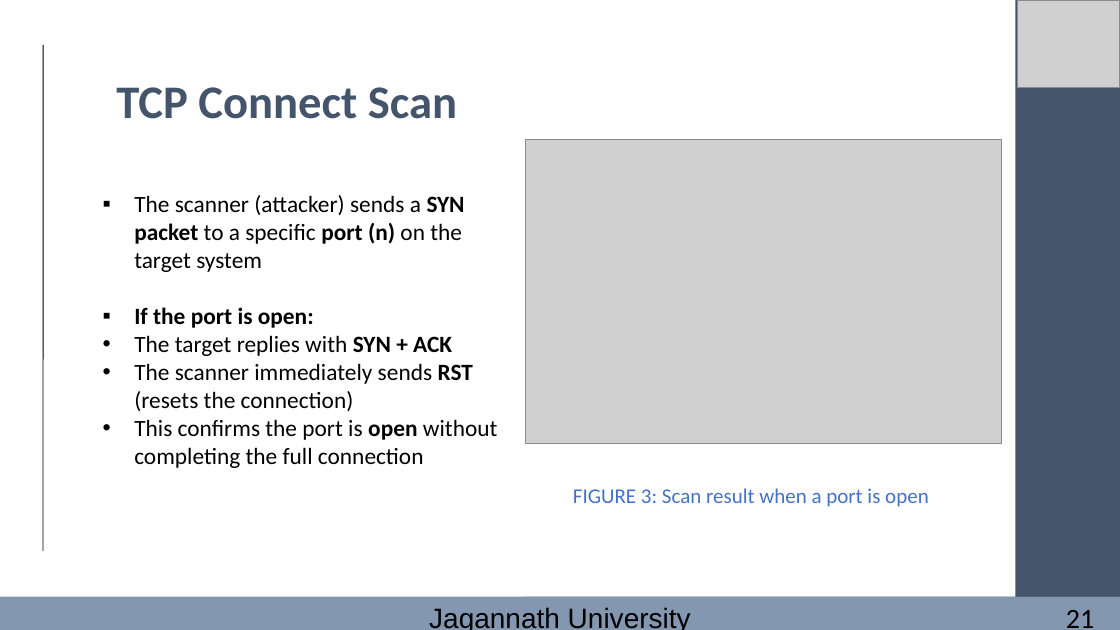
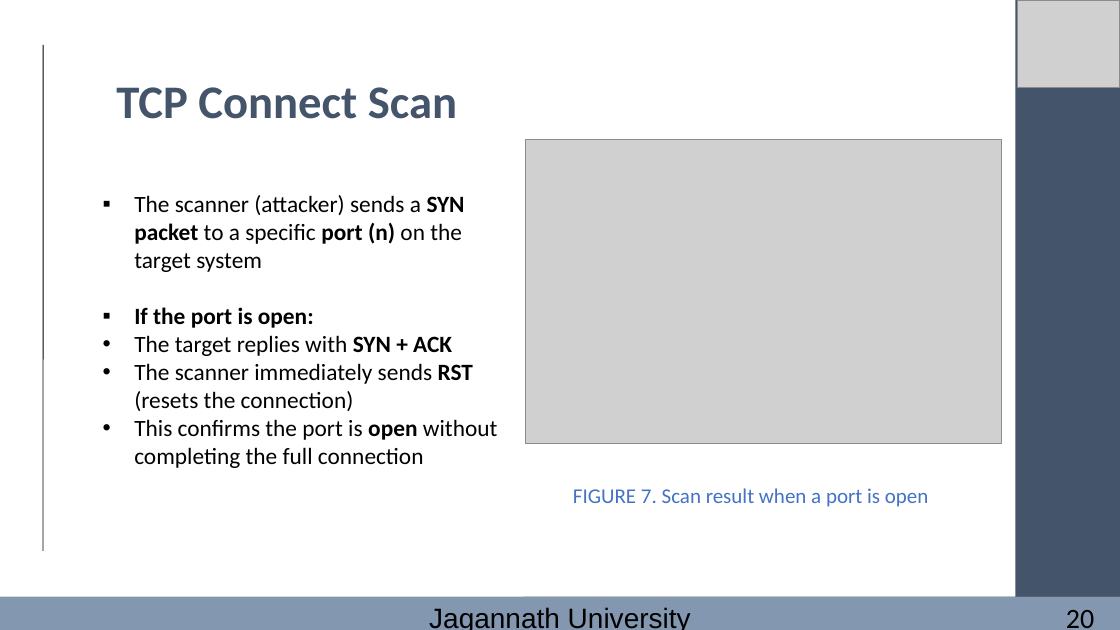
Before and after one commit to FarhanaSuci/MSc_JnU_PresentationSlides, a slide deck: slide 20 of Presentetion_EthicalHacking (1).pptx. Drawn at 1120x630 pixels with LibreOffice and Linux fonts; fonts in the diff are those of the drawing; grey boxes stand for pictures. Boxes give left, top, right and bottom in pixels: in the first picture for what was removed or moved away, otherwise in the second. Text is boxed around its words. In the diff, an @@ line names an element or a change of style, - is before the commit and + after.

```diff
--- a/Presentetion_EthicalHacking (1).pptx
+++ b/Presentetion_EthicalHacking (1).pptx
@@ text at (573, 488, 929, 507): text changed @@
-FIGURE 3: Scan result when a port is open
+FIGURE 7. Scan result when a port is open
@@ text at (1066, 610, 1094, 628): text changed @@
-21
+20
```
Also in this commit, not shown: 30 other slides changed.
